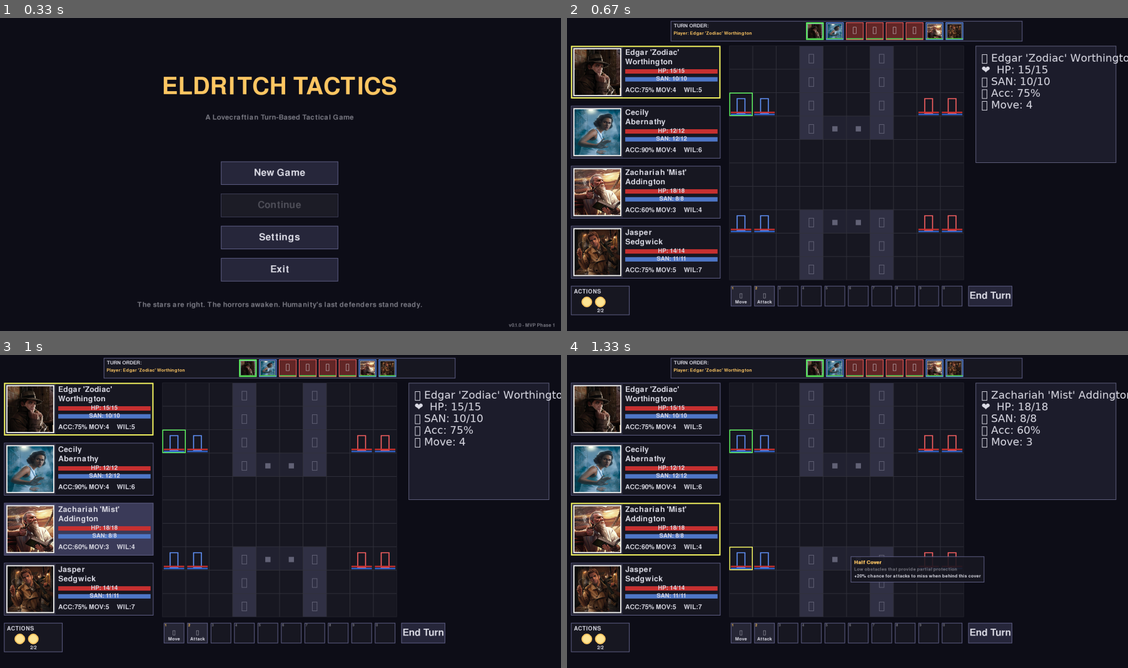
Above: before the commit, frames 1-4 (two rows, left to right).
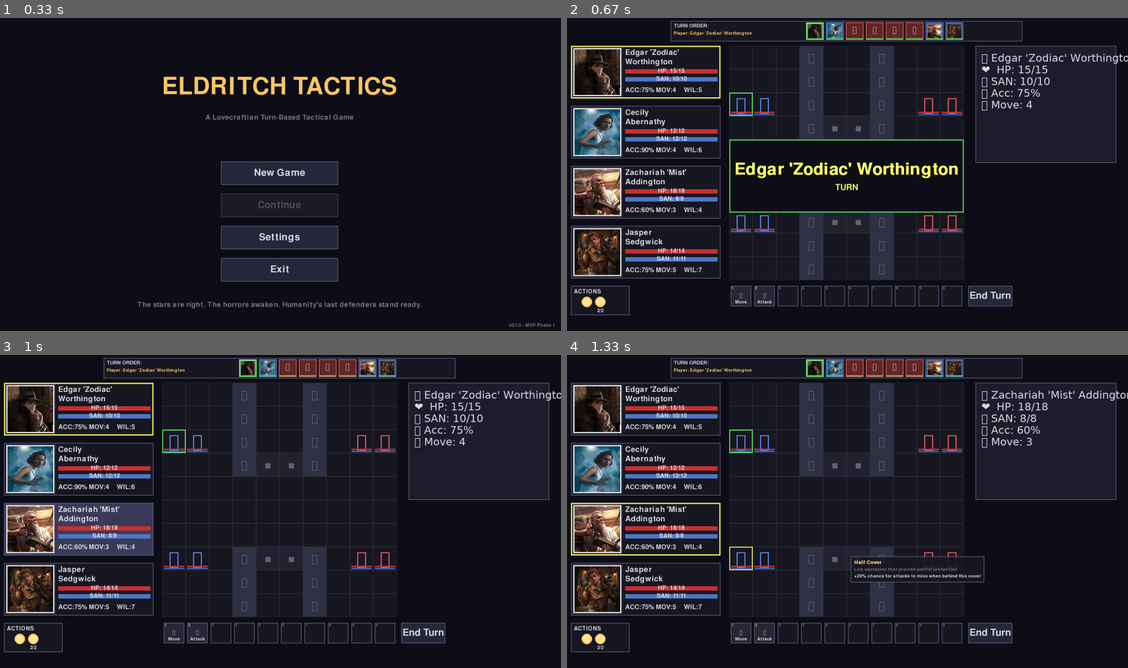
Above: after the commit, the same moments.

Repository: Dombrovo/pygame_tactics_test
Game: pygame game, started from main.py
Same seed, same stepped clock (60 frames per second), same inputs: the game is played once before the commit and once after it.
Inputs (mouse positions are in pixels of both pictures, inside the frame that each line leads up to):
- Up to frame 1 (0.33 s): no input
- Up to frame 2 (0.67 s): click (847, 174) at 0.38 s
- Up to frame 3 (1 s): press the mouse at (280, 511) at 0.7 s; move the mouse to (173, 514) at 0.8 s; release the mouse at (72, 517) at 0.93 s
- Up to frame 4 (1.33 s): press the mouse at (645, 527) at 1.03 s; move the mouse to (746, 539) at 1.13 s; release the mouse at (847, 552) at 1.27 s

Frame 1 is identical in both runs. In frame 2, 1.7% of the frame differs, in the area x 28-71%, y 38-63%; in frame 3, nothing differs; in frame 4, nothing differs.

Commit message:
add popup system for turn management and damae managemenet

Diff:
--- a/combat/battle_screen.py
+++ b/combat/battle_screen.py
@@ -16,7 +16,7 @@
 from entities.unit import Unit
 from entities.investigator import Investigator, create_test_squad
 from entities.enemy import Enemy, create_test_enemies
-from ui.ui_elements import InvestigatorTile, ActionBar, Button, TurnOrderTracker, ActionPointsDisplay, Tooltip
+from ui.ui_elements import InvestigatorTile, ActionBar, Button, TurnOrderTracker, ActionPointsDisplay, Tooltip, Popup
 
 
 class BattleScreen:
@@ -887,6 +887,10 @@
             print("No active units remaining")
             return
 
+        # Show turn notification popup (0.5 seconds)
+        # This makes turn transitions visible, especially for fast enemy turns
+        Popup.show_turn_notification(self.screen, self.current_turn_unit.name, duration_ms=500)
+
         # Auto-select the current turn unit for viewing
         self.selected_unit = self.current_turn_unit
 
@@ -911,6 +915,14 @@
         if self.current_turn_unit.team == "enemy":
             # Execute enemy AI behavior
             enemy_ai.execute_enemy_turn(self.current_turn_unit, self.player_units, self.grid)
+
+            # Redraw the screen to show the enemy's movement immediately
+            self.draw()
+            pygame.display.flip()
+
+            # Pause to let player see the enemy's action
+            # This prevents rapid-fire turn notifications during consecutive enemy turns
+            pygame.time.wait(800)  # 800ms pause after enemy action
 
             # After AI completes its actions, advance to next turn
             self._advance_turn()
@@ -1323,6 +1335,14 @@
         """
         print(f"Battle Started! Turn {self.turn_number} - {self.current_phase}")
 
+        # Draw the initial frame first so the battle screen is visible
+        self.draw()
+        pygame.display.flip()
+
+        # Now show initial turn notification (after screen is rendered)
+        if self.current_turn_unit:
+            Popup.show_turn_notification(self.screen, self.current_turn_unit.name, duration_ms=500)
+
         while self.running:
             self.handle_events()
             self.update()
--- /dev/null
+++ b/testing/test_popup.py
@@ -0,0 +1,135 @@
+"""
+Test the Popup notification system.
+
+This script tests the new Popup class for turn notifications
+and damage notifications.
+"""
+
+import pygame
+import sys
+
+# Add parent directory to path for imports
+import os
+sys.path.insert(0, os.path.abspath(os.path.join(os.path.dirname(__file__), '..')))
+
+import config
+from ui.ui_elements import Popup
+
+
+def test_turn_popup():
+    """Test the turn notification popup."""
+    print("\n=== TEST: Turn Notification Popup ===")
+
+    # Initialize Pygame
+    pygame.init()
+
+    # Create a test screen
+    screen = pygame.display.set_mode((config.SCREEN_WIDTH, config.SCREEN_HEIGHT))
+    pygame.display.set_caption("Popup Test")
+
+    # Fill screen with dark background
+    screen.fill(config.COLOR_BG)
+
+    # Show a test turn notification for player
+    print("Showing player turn notification...")
+    Popup.show_turn_notification(screen, "Arthur 'Bones' Blackwood", duration_ms=1000)
+
+    # Fill screen again
+    screen.fill(config.COLOR_BG)
+
+    # Show a test turn notification for enemy
+    print("Showing enemy turn notification...")
+    Popup.show_turn_notification(screen, "Cultist Alpha", duration_ms=1000)
+
+    print("[OK] Turn notification popups displayed successfully")
+
+
+def test_damage_popup():
+    """Test the damage notification popup (future feature)."""
+    print("\n=== TEST: Damage Notification Popup ===")
+
+    # Initialize Pygame
+    pygame.init()
+
+    # Create a test screen
+    screen = pygame.display.set_mode((config.SCREEN_WIDTH, config.SCREEN_HEIGHT))
+    pygame.display.set_caption("Popup Test - Damage")
+
+    # Test different card types
+    test_cases = [
+        (8, "+2", "positive modifier"),
+        (5, "+0", "neutral card"),
+        (4, "-1", "negative modifier"),
+        (16, "x2", "critical hit"),
+        (0, "NULL", "auto-miss")
+    ]
+
+    for damage, card_name, description in test_cases:
+        # Fill screen with dark background
+        screen.fill(config.COLOR_BG)
+
+        # Show damage notification with card value
+        print(f"Showing {description}: {damage} damage with {card_name} card...")
+        Popup.show_damage_notification(screen, damage=damage, card_name=card_name, duration_ms=800)
+
+    print("[OK] All damage notification variants displayed successfully")
+
+
+def test_custom_popup():
+    """Test creating a custom popup."""
+    print("\n=== TEST: Custom Popup ===")
+
+    # Initialize Pygame
+    pygame.init()
+
+    # Create a test screen
+    screen = pygame.display.set_mode((config.SCREEN_WIDTH, config.SCREEN_HEIGHT))
+    pygame.display.set_caption("Popup Test - Custom")
+
+    # Fill screen with dark background
+    screen.fill(config.COLOR_BG)
+
+    # Create a custom popup
+    print("Showing custom popup...")
+    popup = Popup(
+        width=700,
+        height=300,
+        bg_color=(25, 15, 35),  # Purple tint
+        border_color=(150, 100, 200),  # Purple border
+        text_color=(200, 150, 255),  # Light purple text
+        font_size=60,
+        alpha=250
+    )
+    popup.set_content(title="VICTORY!", subtitle="All enemies defeated")
+    popup.show_blocking(screen, duration_ms=1500)
+
+    print("[OK] Custom popup displayed successfully")
+
+
+if __name__ == "__main__":
+    print("============================================================")
+    print("POPUP TEST SUITE")
+    print("============================================================")
+
+    try:
+        # Test turn notifications
+        test_turn_popup()
+
+        # Test damage notifications
+        test_damage_popup()
+
+        # Test custom popup
+        test_custom_popup()
+
+        print("\n============================================================")
+        print("ALL TESTS PASSED!")
+        print("============================================================")
+
+    except Exception as e:
+        print(f"\n[FAIL] Test failed with error: {e}")
+        import traceback
+        traceback.print_exc()
+
+    finally:
+        # Clean up
+        pygame.quit()
--- a/ui/ui_elements.py
+++ b/ui/ui_elements.py
@@ -1765,3 +1765,206 @@
 
         # Blit the tooltip surface to the main screen
         screen.blit(tooltip_surface, (self.rect.x, self.rect.y))
+
+
+class Popup:
+    """
+    Centered popup notification for important game events.
+
+    Used for:
+    - Turn notifications ("Character Name - Turn")
+    - Damage numbers (future)
+    - Attack results (Hit/Miss/Crit) (future)
+    - Status effects (future)
+
+    The popup displays centered on screen with large, prominent text.
+    Can be shown for a specific duration (blocking) or managed manually.
+    """
+
+    def __init__(
+        self,
+        width: int = 600,
+        height: int = 200,
+        bg_color: Tuple[int, int, int] = (15, 15, 25),
+        border_color: Tuple[int, int, int] = (100, 100, 140),
+        text_color: Tuple[int, int, int] = (255, 200, 100),
+        font_size: int = 72,
+        alpha: int = 240
+    ):
+        """
+        Initialize a popup.
+
+        Args:
+            width: Popup width in pixels
+            height: Popup height in pixels
+            bg_color: Background color (RGB)
+            border_color: Border color (RGB)
+            text_color: Text color (RGB)
+            font_size: Font size for main text
+            alpha: Background transparency (0-255, 255=opaque)
+        """
+        self.width = width
+        self.height = height
+        self.bg_color = bg_color
+        self.border_color = border_color
+        self.text_color = text_color
+        self.font_size = font_size
+        self.alpha = alpha
+
+        # Position (centered on screen)
+        self.x = (config.SCREEN_WIDTH - width) // 2
+        self.y = (config.SCREEN_HEIGHT - height) // 2
+        self.rect = pygame.Rect(self.x, self.y, width, height)
+
+        # Content
+        self.title = ""
+        self.subtitle = ""
+
+        # Visual settings
+        self.border_width = 4
+        self.padding = 20
+
+    def set_content(self, title: str, subtitle: str = "") -> None:
+        """
+        Set the popup content.
+
+        Args:
+            title: Main text (large, centered)
+            subtitle: Optional secondary text (smaller, below title)
+        """
+        self.title = title
+        self.subtitle = subtitle
+
+    def show_blocking(self, screen: pygame.Surface, duration_ms: int = 500) -> None:
+        """
+        Show the popup for a specific duration (blocking).
+
+        This pauses game execution while the popup is displayed.
+        Use for turn notifications and other brief alerts.
+
+        Args:
+            screen: Surface to draw on
+            duration_ms: How long to show popup in milliseconds (default 500ms)
+        """
+        # Draw the popup
+        self.draw(screen)
+
+        # Update the display
+        pygame.display.flip()
+
+        # Wait for the specified duration
+        pygame.time.wait(duration_ms)
+
+    def draw(self, screen: pygame.Surface) -> None:
+        """
+        Draw the popup to the screen.
+
+        Args:
+            screen: Surface to draw on
+        """
+        # Create semi-transparent surface
+        popup_surface = pygame.Surface((self.width, self.height), pygame.SRCALPHA)
+
+        # Draw background with alpha
+        bg_color_with_alpha = (*self.bg_color, self.alpha)
+        pygame.draw.rect(popup_surface, bg_color_with_alpha, popup_surface.get_rect())
+
+        # Draw border (opaque)
+        pygame.draw.rect(popup_surface, self.border_color, popup_surface.get_rect(), self.border_width)
+
+        # Render title text (large, bold)
+        title_font = pygame.font.Font(None, self.font_size)
+        title_surface = title_font.render(self.title, True, self.text_color)
+        title_rect = title_surface.get_rect(center=(self.width // 2, self.height // 2 - 20))
+
+        # Simulate bold by rendering twice with offset
+        popup_surface.blit(title_surface, title_rect)
+        popup_surface.blit(title_surface, (title_rect.x + 1, title_rect.y))
+
+        # Render subtitle if provided (smaller, below title)
+        if self.subtitle:
+            subtitle_font = pygame.font.Font(None, self.font_size // 2)
+            subtitle_surface = subtitle_font.render(self.subtitle, True, self.text_color)
+            subtitle_rect = subtitle_surface.get_rect(center=(self.width // 2, self.height // 2 + 40))
+            popup_surface.blit(subtitle_surface, subtitle_rect)
+
+        # Blit popup to main screen
+        screen.blit(popup_surface, (self.x, self.y))
+
+    @staticmethod
+    def show_turn_notification(screen: pygame.Surface, unit_name: str, duration_ms: int = 500) -> None:
+        """
+        Convenience method to show a turn notification popup.
+
+        Args:
+            screen: Surface to draw on
+            unit_name: Name of the unit whose turn it is
+            duration_ms: How long to show (default 500ms)
+
+        Example:
+            >>> Popup.show_turn_notification(screen, "Arthur Blackwood")
+        """
+        popup = Popup(
+            width=800,
+            height=250,
+            bg_color=(15, 15, 25),
+            border_color=(100, 200, 100),  # Green for turn notification
+            text_color=(255, 255, 100),     # Yellow text
+            font_size=84,
+            alpha=240
+        )
+        popup.set_content(title=f"{unit_name}", subtitle="TURN")
+        popup.show_blocking(screen, duration_ms)
+
+    @staticmethod
+    def show_damage_notification(screen: pygame.Surface, damage: int, card_name: str = "", duration_ms: int = 300) -> None:
+        """
+        Convenience method to show damage dealt popup (future use).
+
+        Args:
+            screen: Surface to draw on
+            damage: Damage amount
+            card_name: Combat deck card drawn (e.g., "+2", "x2", "NULL", "-1")
+            duration_ms: How long to show (default 300ms)
+
+        Example:
+            >>> Popup.show_damage_notification(screen, damage=12, card_name="+2")
+            >>> Popup.show_damage_notification(screen, damage=0, card_name="NULL")
+            >>> Popup.show_damage_notification(screen, damage=16, card_name="x2")
+        """
+        title = f"{damage} DAMAGE"
+        subtitle = f"{card_name} Card" if card_name else ""
+
+        # Color based on card type
+        if "x2" in card_name.upper() or "X2" in card_name:
+            # Critical hit - gold/yellow
+            border_color = (255, 200, 0)
+            text_color = (255, 255, 0)
+        elif "NULL" in card_name.upper():
+            # Auto-miss - dark red
+            border_color = (150, 50, 50)
+            text_color = (200, 100, 100)
+        elif card_name.startswith("+"):
+            # Positive modifier - bright green
+            border_color = (100, 200, 100)
+            text_color = (150, 255, 150)
+        elif card_name.startswith("-"):
+            # Negative modifier - orange
+            border_color = (200, 150, 50)
+            text_color = (255, 200, 100)
+        else:
+            # Default/+0 - normal red for damage
+            border_color = (200, 100, 100)
+            text_color = (255, 200, 200)
+
+        popup = Popup(
+            width=500,
+            height=200,  # Slightly taller for subtitle
+            bg_color=(15, 15, 25),
+            border_color=border_color,
+            text_color=text_color,
+            font_size=68,
+            alpha=220
+        )
+        popup.set_content(title=title, subtitle=subtitle)
+        popup.show_blocking(screen, duration_ms)
Not shown, changed: Claude.md
Not shown, changed: docs/03_ui_components.md
Not shown, changed: docs/doc_index.md
